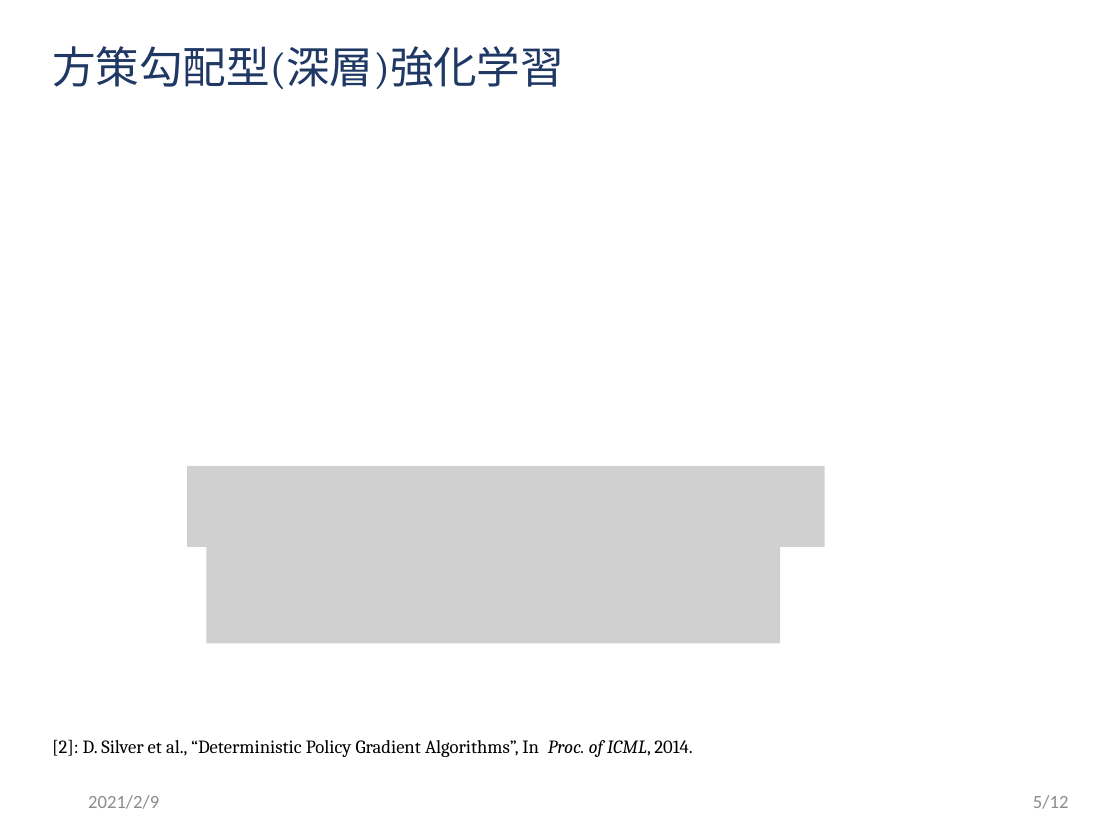
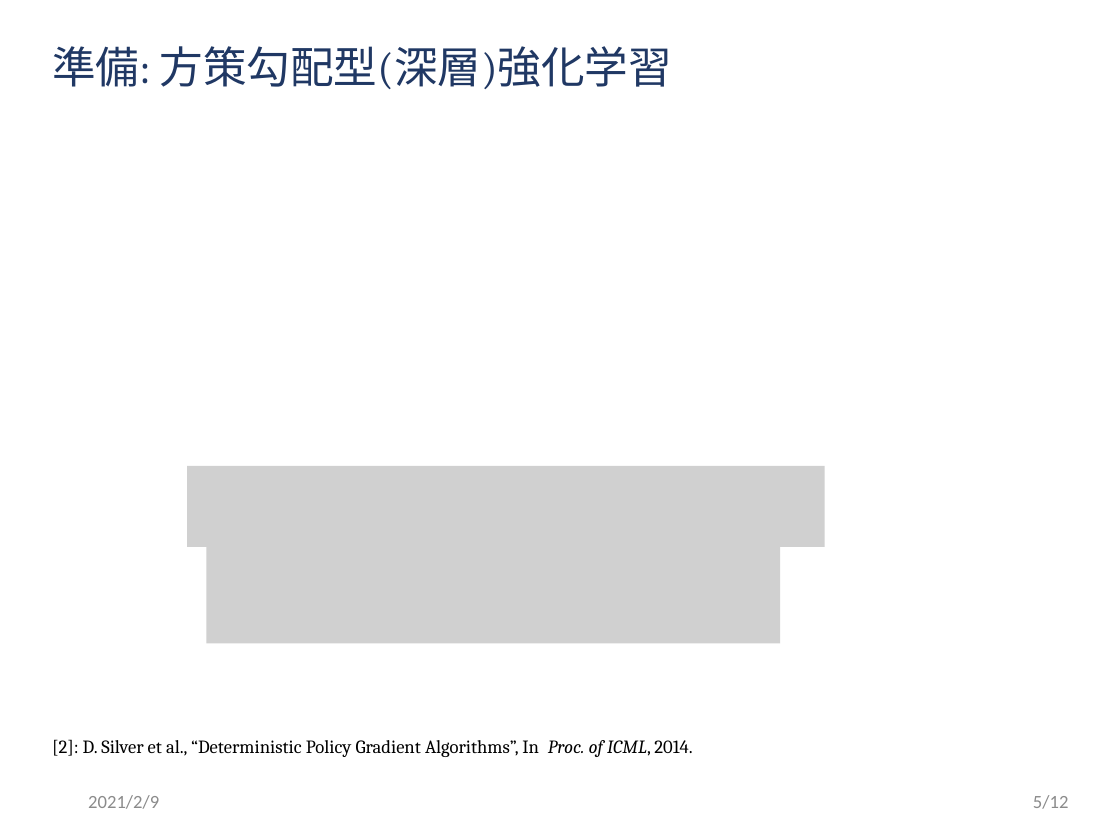
Before and after one commit to ibuki1024/thesis, a slide deck: slide 6 of slide/master.pptx. Drawn at 1120x840 pixels with LibreOffice and Linux fonts; fonts in the diff are those of the drawing; grey boxes stand for pictures; background and template pictures are left out. Boxes give left, top, right and bottom in pixels: in the first picture for what was removed or moved away, otherwise in the second. Text is boxed around its words. In the diff, an @@ line names an element or a change of style, - is before the commit and + after.

```diff
--- a/slide/master.pptx
+++ b/slide/master.pptx
@@ title at (x1=52, y1=46, x2=672, y2=89): text changed @@
-方策勾配型(深層)強化学習
+準備: 方策勾配型(深層)強化学習
```
Also in this commit, not shown: 9 other slides changed, 1 other file.
